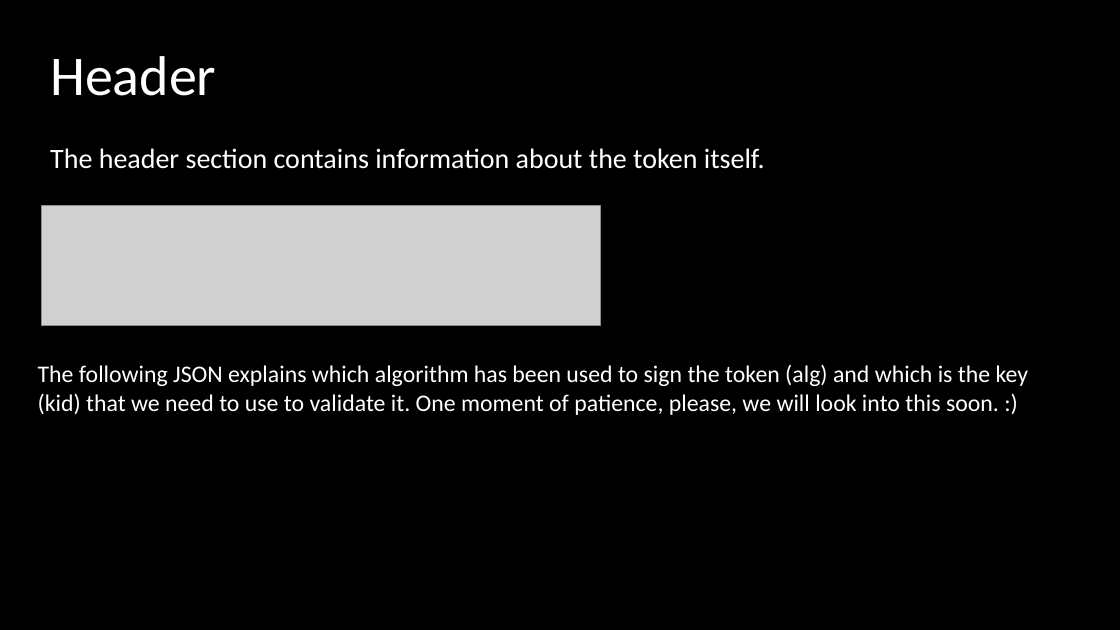
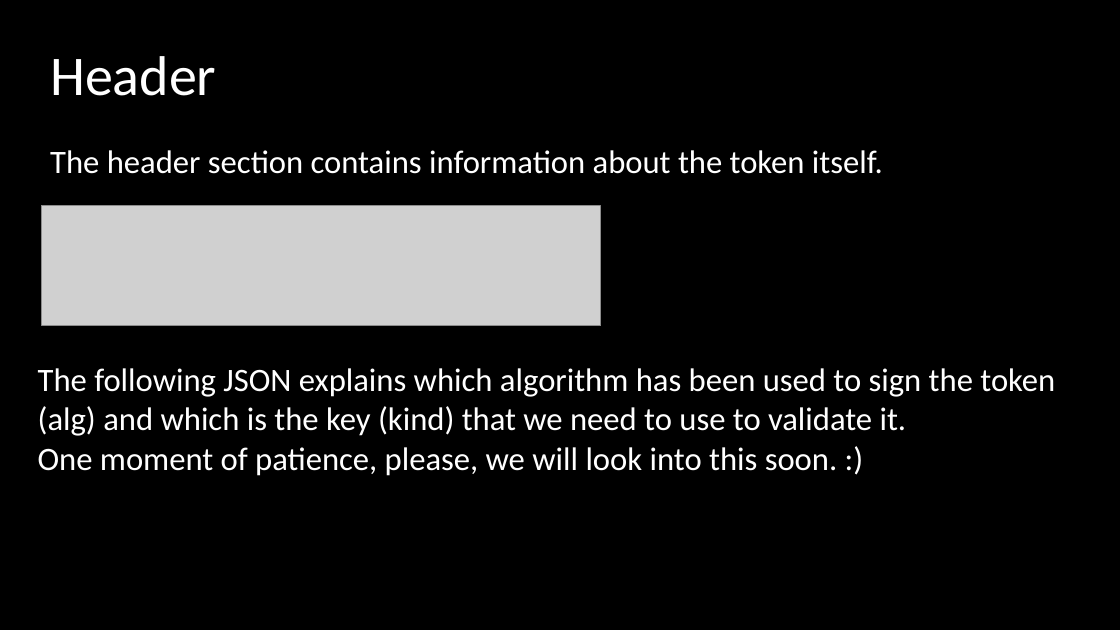
Before and after one commit to asafnaory/nestjs-course, a slide deck: slide 19 of presentations/lecture_jwt.pptx (slide 18 before the commit). Drawn at 1120x630 pixels with LibreOffice and Linux fonts; fonts in the diff are those of the drawing; grey boxes stand for pictures. Boxes give left, top, right and bottom in pixels: in the first picture for what was removed or moved away, otherwise in the second. Text is boxed around its words. In the diff, an @@ line names an element or a change of style, - is before the commit and + after.

```diff
--- a/presentations/lecture_jwt.pptx
+++ b/presentations/lecture_jwt.pptx
@@ text "The header section contains information ..." at [50, 150, 883, 174]: size 24 to 28 pt @@
@@ text at [38, 368, 1055, 476]: text changed; size 20.4 to 28 pt @@
-The following JSON explains which algorithm has been used to sign the token (alg) and which is the key (kid) that we need to use to validate it. One moment of patience, please, we will look into this soon. :)
+The following JSON explains which algorithm has been used to sign the token (alg) and which is the key (kind) that we need to use to validate it.
+One moment of patience, please, we will look into this soon. :)
```
Also in this commit, not shown: 12 other slides changed, 3 slides added, 1 slide removed.
